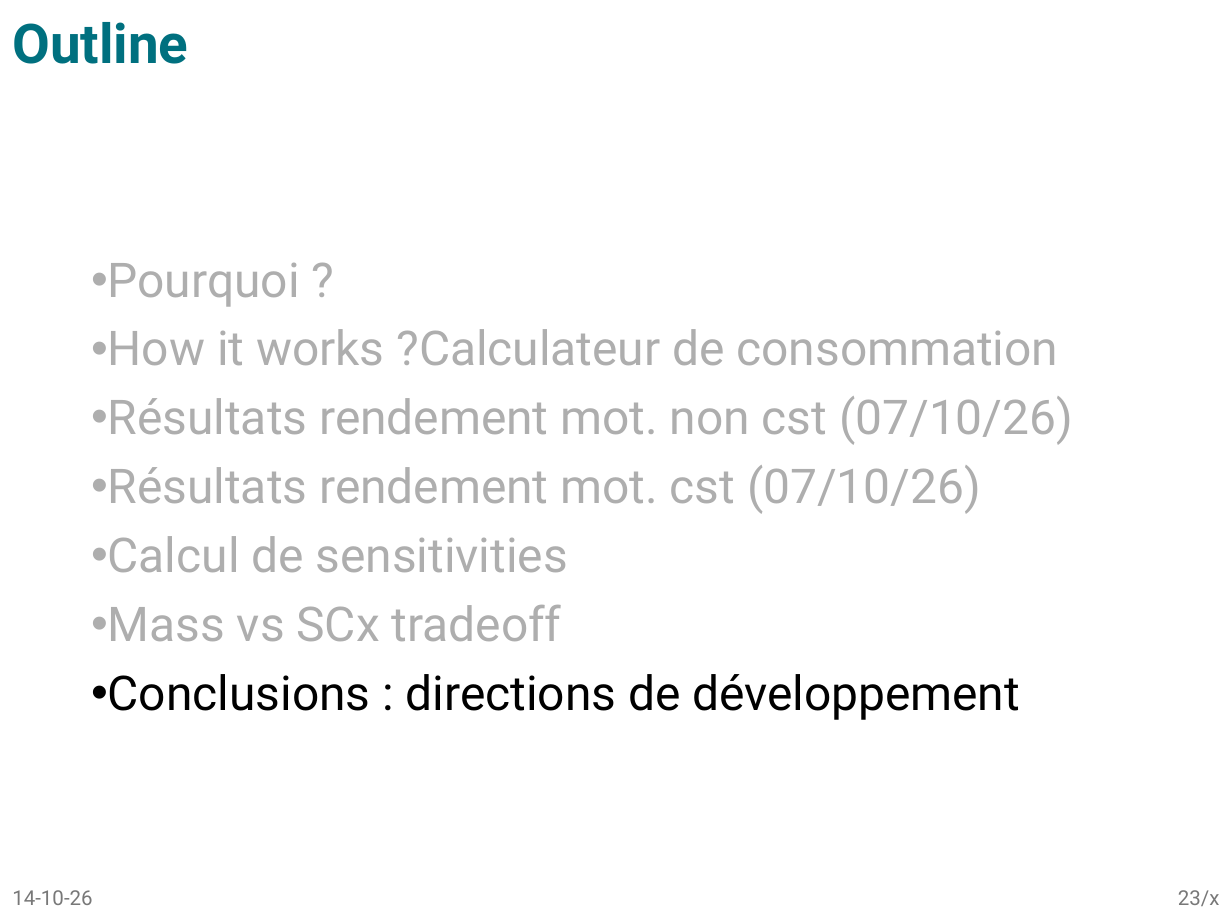
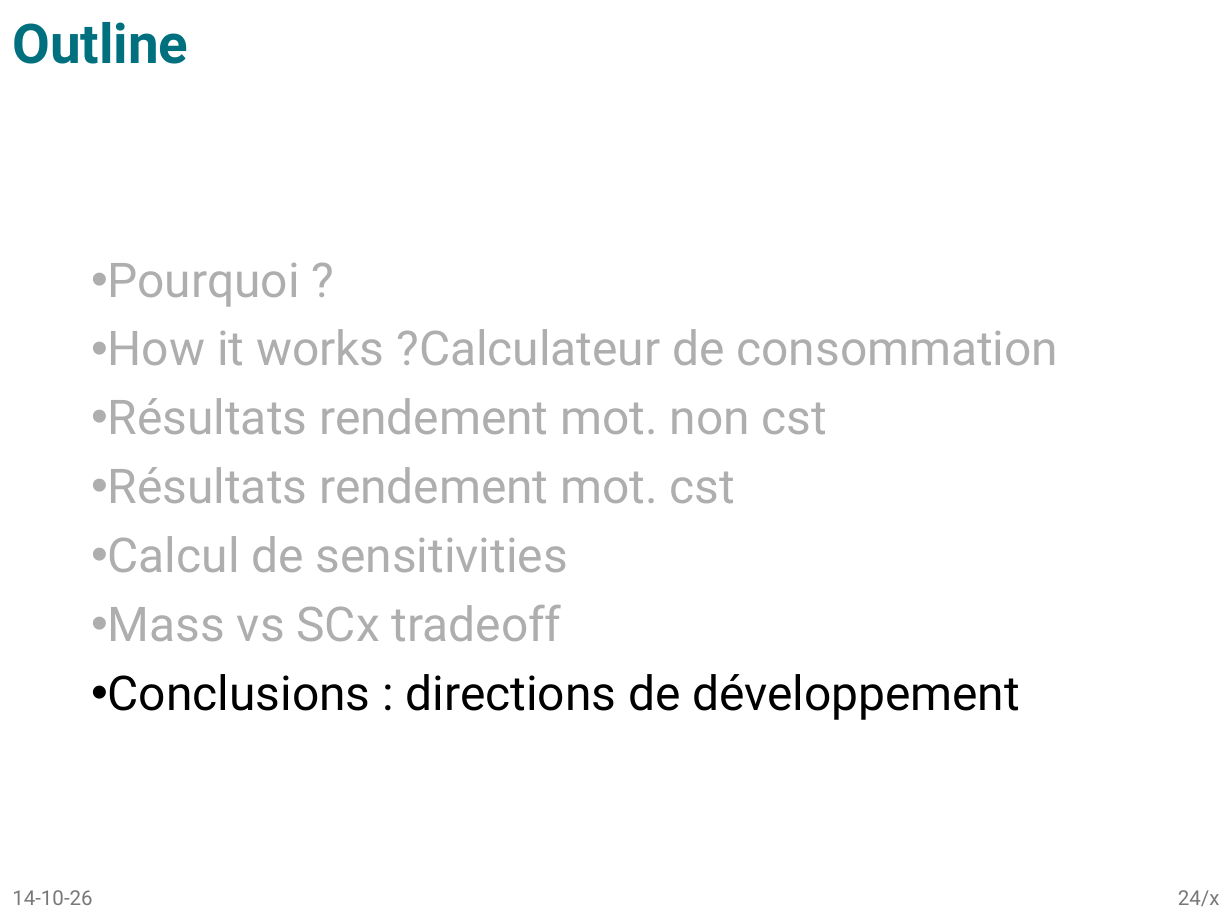
Before and after one commit to tomBeauve/ShellEcoLiege, a slide deck: slide 24 of Efficiency_calculator/SEM_lapTime_consumption.pptx (slide 23 before the commit). Drawn at 1232x924 pixels with LibreOffice and Linux fonts; fonts in the diff are those of the drawing. Boxes give left, top, right and bottom in pixels: in the first picture for what was removed or moved away, otherwise in the second. Text is boxed around its words. In the diff, an @@ line names an element or a change of style, - is before the commit and + after.

```diff
--- a/Efficiency_calculator/SEM_lapTime_consumption.pptx
+++ b/Efficiency_calculator/SEM_lapTime_consumption.pptx
@@ text at (108, 398, 827, 503): text changed @@
-• Résultats rendement mot. non cst (07/10/26)
-• Résultats rendement mot. cst (07/10/26)
+• Résultats rendement mot. non cst
+• Résultats rendement mot. cst
@@ page number at (1178, 890, 1220, 906): text changed @@
-23/x
+24/x
```
Also in this commit, not shown: 9 other slides changed, 1 slide added, 8 other files.
